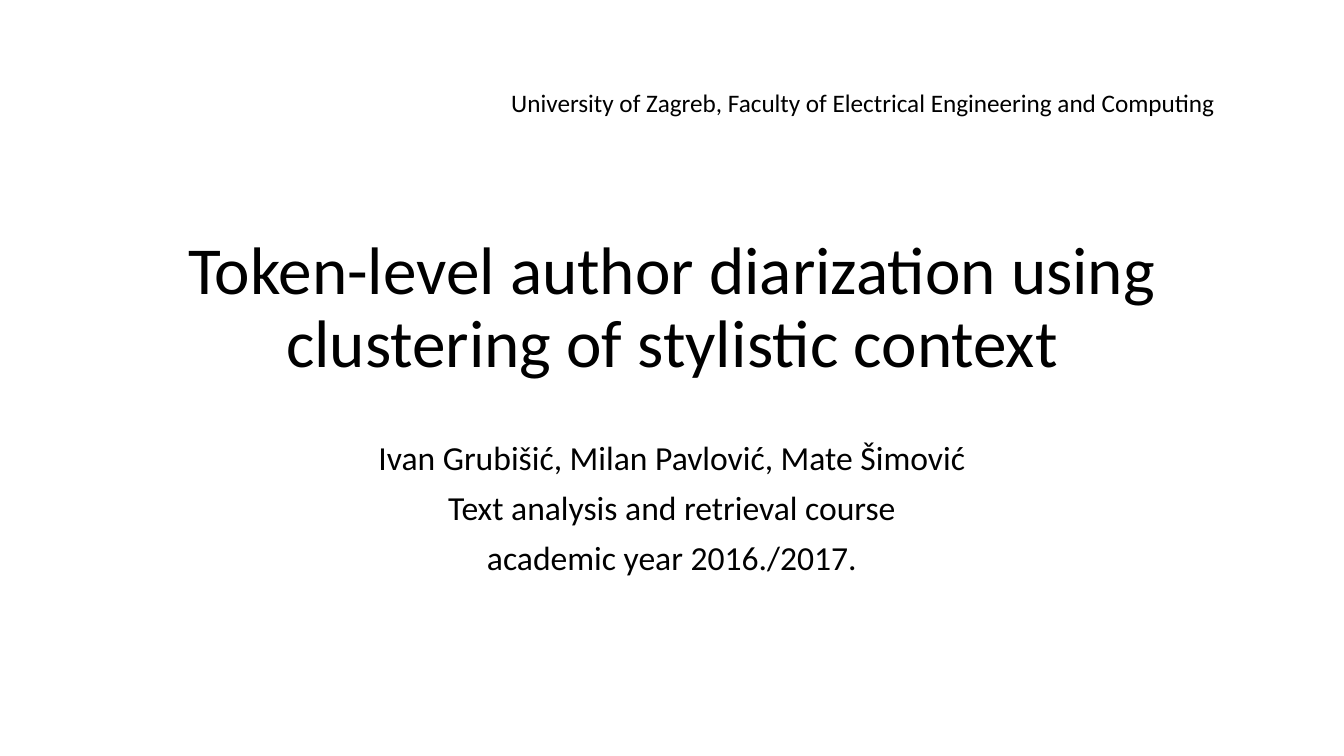
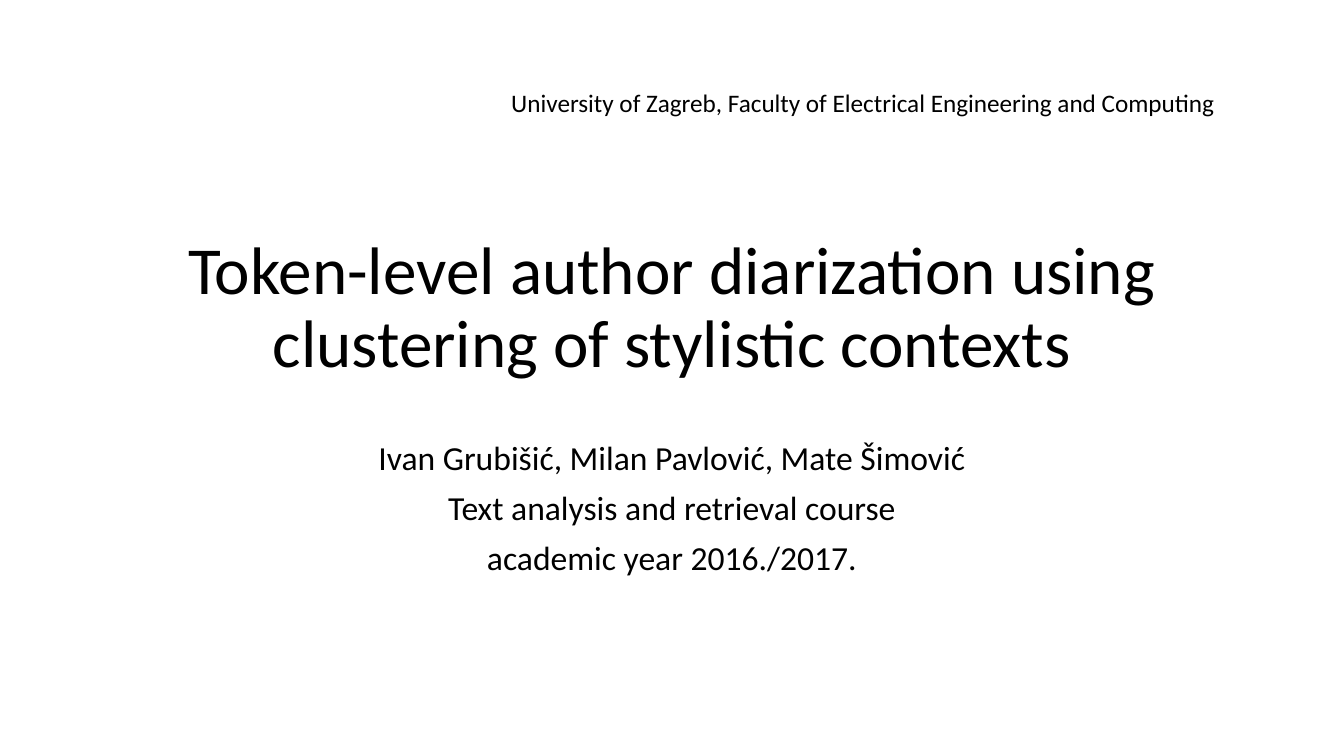
Before and after one commit to Coolcumber/inpladesys, a slide deck: slide 1 of documentation/presentation/Token-level author diarization using clustering of stylistic.pptx. Drawn at 1344x756 pixels with LibreOffice and Linux fonts; fonts in the diff are those of the drawing. Boxes give left, top, right and bottom in pixels: in the first picture for what was removed or moved away, otherwise in the second. Text is boxed around its words. In the diff, an @@ line names an element or a change of style, - is before the commit and + after.

```diff
--- a/documentation/presentation/Token-level author diarization using clustering of stylistic.pptx
+++ b/documentation/presentation/Token-level author diarization using clustering of stylistic.pptx
@@ title at <box>188,247,1155,379</box>: text changed @@
-Token-level author diarization using clustering of stylistic context
+Token-level author diarization using clustering of stylistic contexts
```
Also in this commit, not shown: 3 other slides changed.
